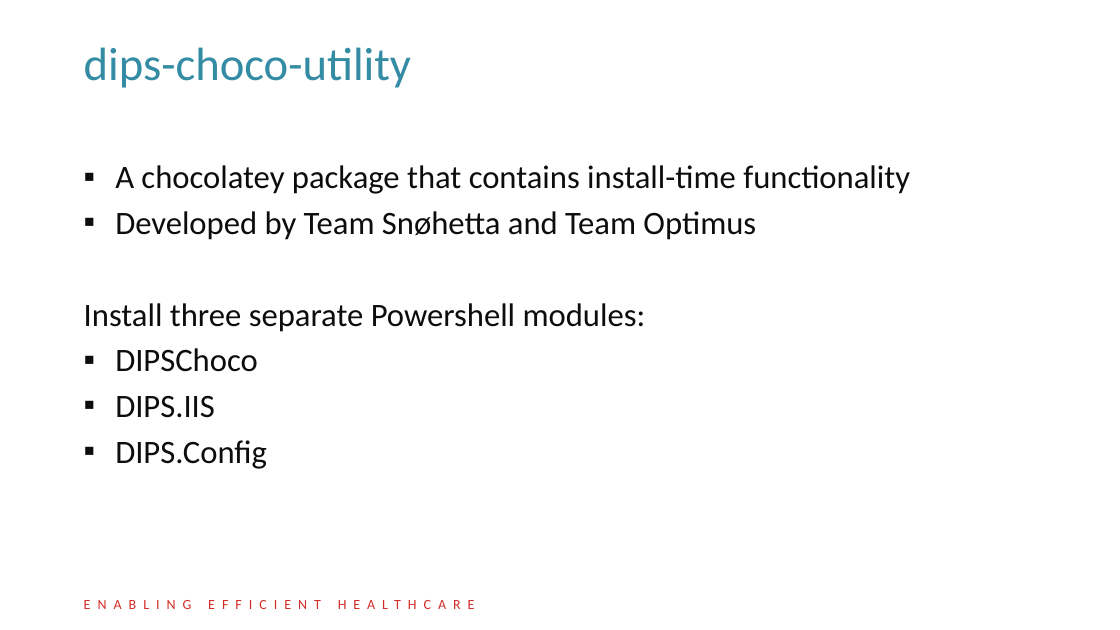
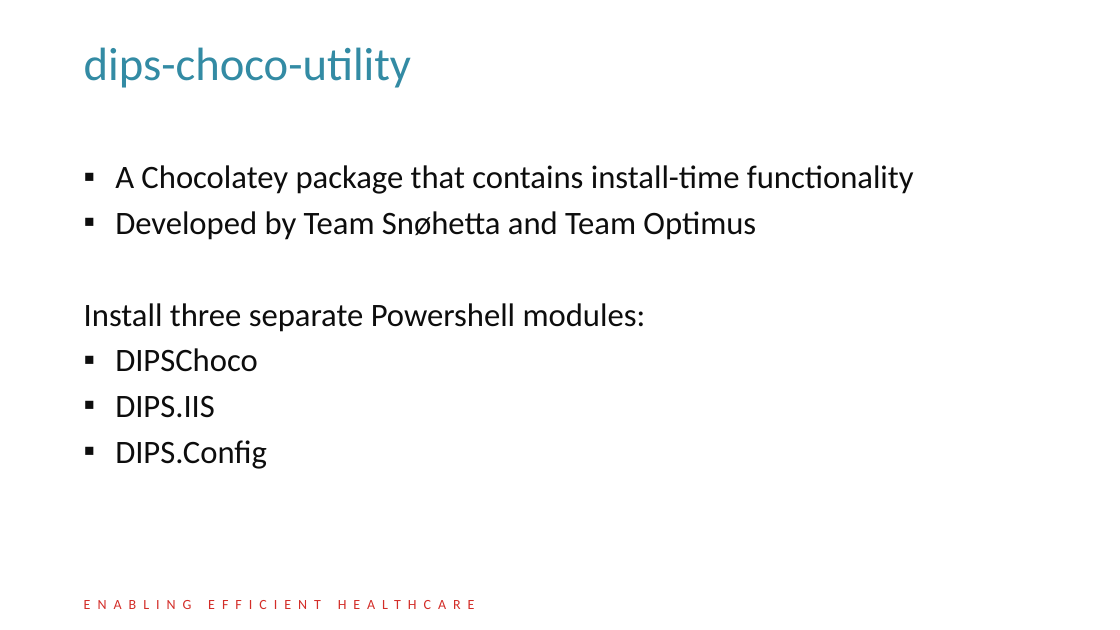
Before and after one commit to DIPSAS/InstallationTech, a slide deck: slide 39 of presentation/InstallationCourse.pptx (slide 38 before the commit). Drawn at 1120x630 pixels with LibreOffice and Linux fonts; fonts in the diff are those of the drawing; background and template pictures are left out. Boxes give left, top, right and bottom in pixels: in the first picture for what was removed or moved away, otherwise in the second. Text is boxed around its words. In the diff, an @@ line names an element or a change of style, - is before the commit and + after.

```diff
--- a/presentation/InstallationCourse.pptx
+++ b/presentation/InstallationCourse.pptx
@@ text at (x1=115, y1=165, x2=914, y2=194): text changed @@
-▪ A chocolatey package that contains install-time functionality
+▪ A Chocolatey package that contains install-time functionality
```
Also in this commit, not shown: 6 other slides changed, 1 slide added.
